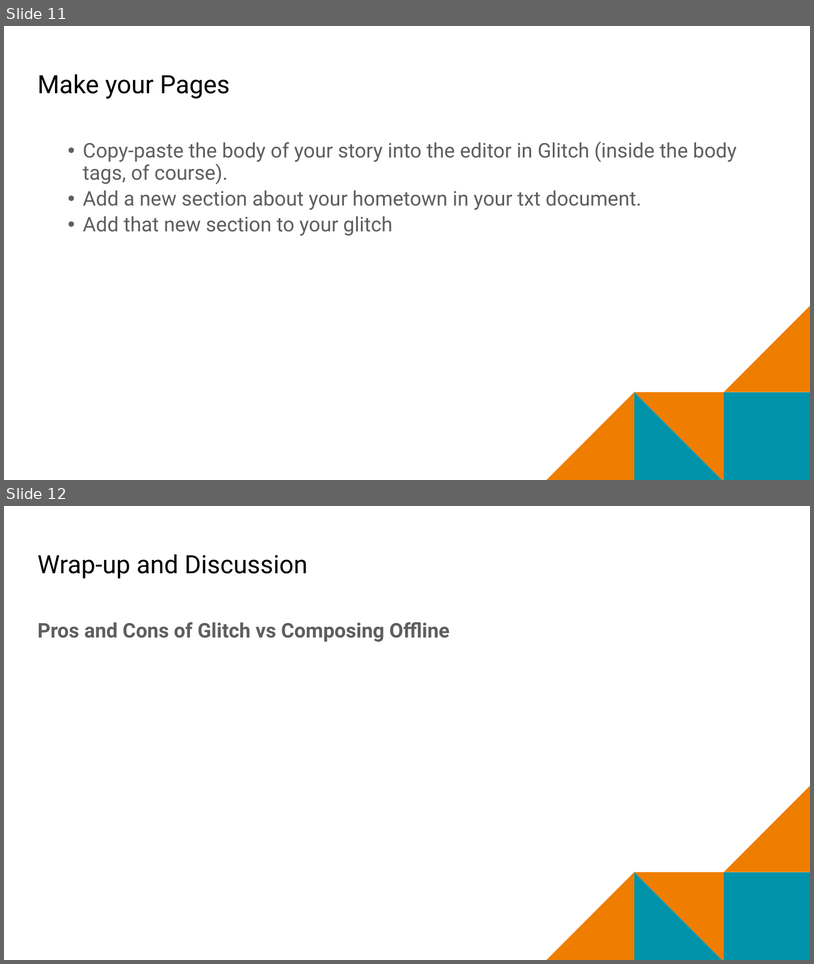
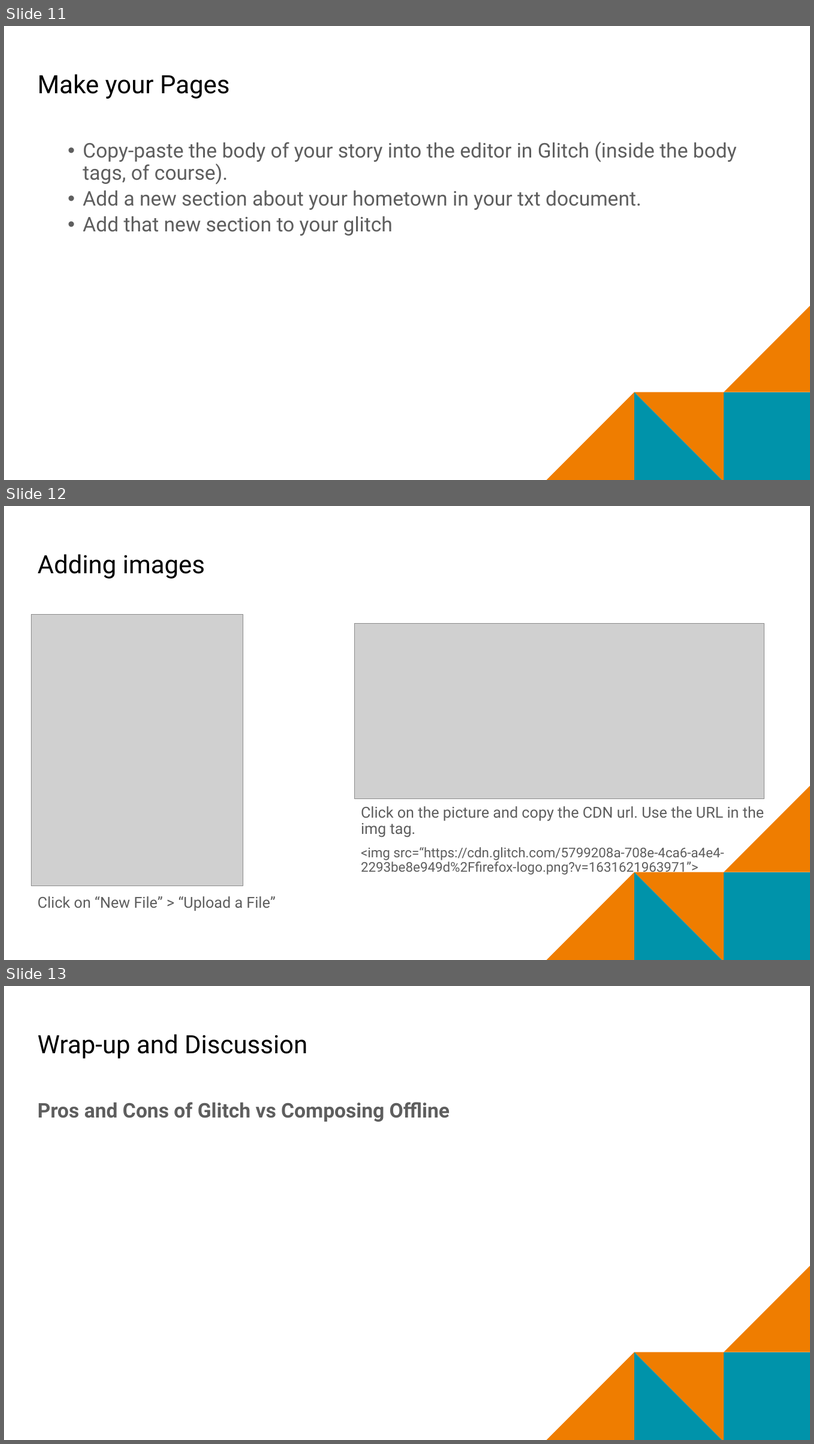
Before and after one commit to mr-eggleton/web-lit-core, a slide deck: final ppt/09-web-apps-and-build-with-glitch.pptx. Shown one above the other, each under a label of ours: slides 11 and 12 before the commit, slides 11, 12 and 13 after it. The pictures are 814x964 and 814x1444 pixels, drawn with LibreOffice and Linux fonts; fonts in the diff are those of the drawing; grey boxes stand for pictures; background and template pictures are left out. Boxes give left, top, right and bottom in pixels: in the first picture for what was removed or moved away, otherwise in the second. Text is boxed around its words. In the diff, an @@ line names an element or a change of style, - is before the commit and + after.

```diff
--- a/final ppt/09-web-apps-and-build-with-glitch.pptx
+++ b/final ppt/09-web-apps-and-build-with-glitch.pptx
@@ slide 12 added at (x1=4, y1=506, x2=810, y2=960), background #FFFFFF; not listed: 5 template elements that a slide beside it also shows @@
@@ title added at (x1=38, y1=554, x2=205, y2=579), 30 pt, text #000000 @@
+Adding images
@@ picture added at (x1=31, y1=614, x2=243, y2=885) @@
@@ picture added at (x1=355, y1=624, x2=764, y2=798) @@
@@ text added at (x1=361, y1=806, x2=764, y2=875), 16 pt, text #5E5E5E @@
+Click on the picture and copy the CDN url. Use the URL in the img tag.
+<img src=“https://cdn.glitch.com/5799208a-708e-4ca6-a4e4-2293be8e949d%2Ffirefox-logo.png?v=1631621963971”>
@@ text added at (x1=38, y1=896, x2=275, y2=910), 18 pt, text #5E5E5E @@
+Click on “New File” > “Upload a File”
@@ what was slide 12 is now slide 13 @@
```
Also in this commit, not shown: 4 slides changed, 17 other files.
